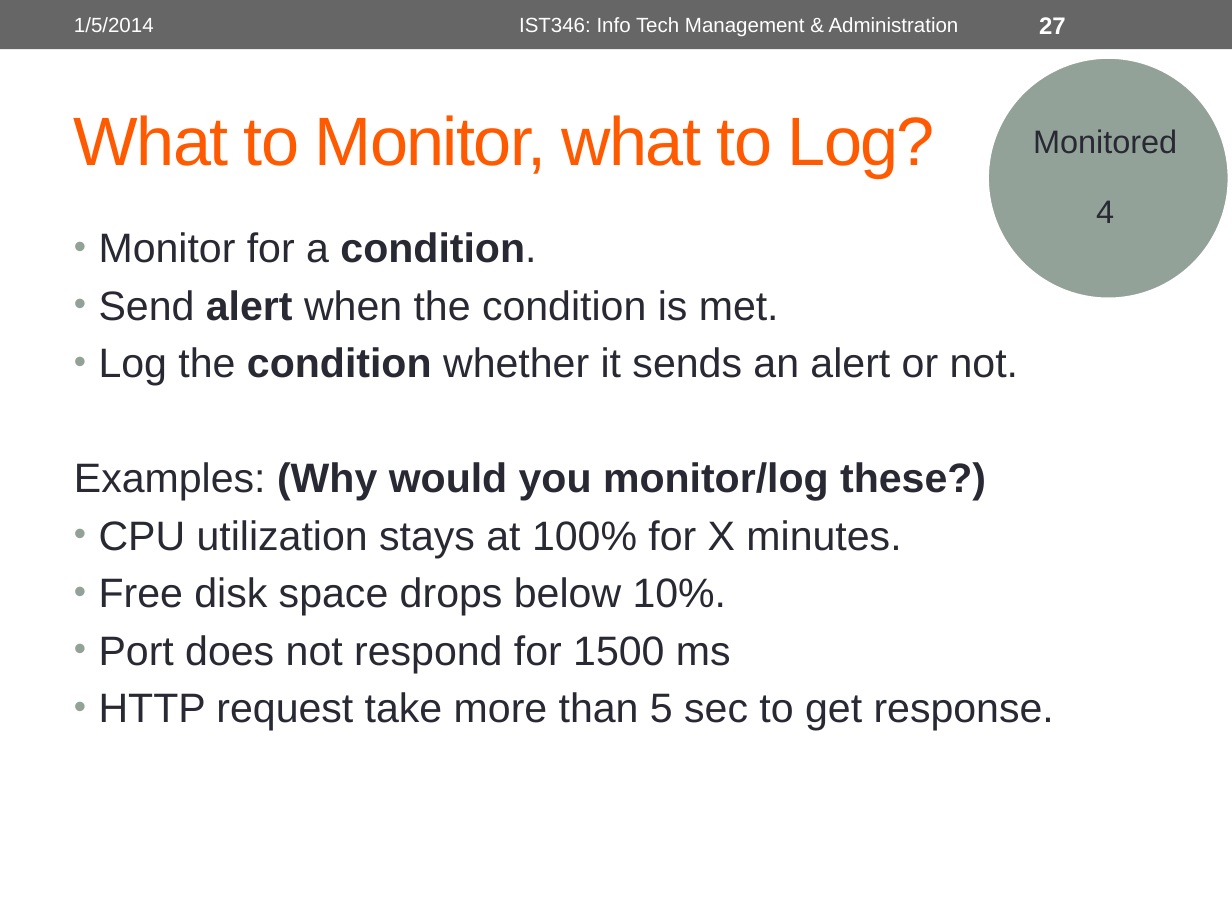
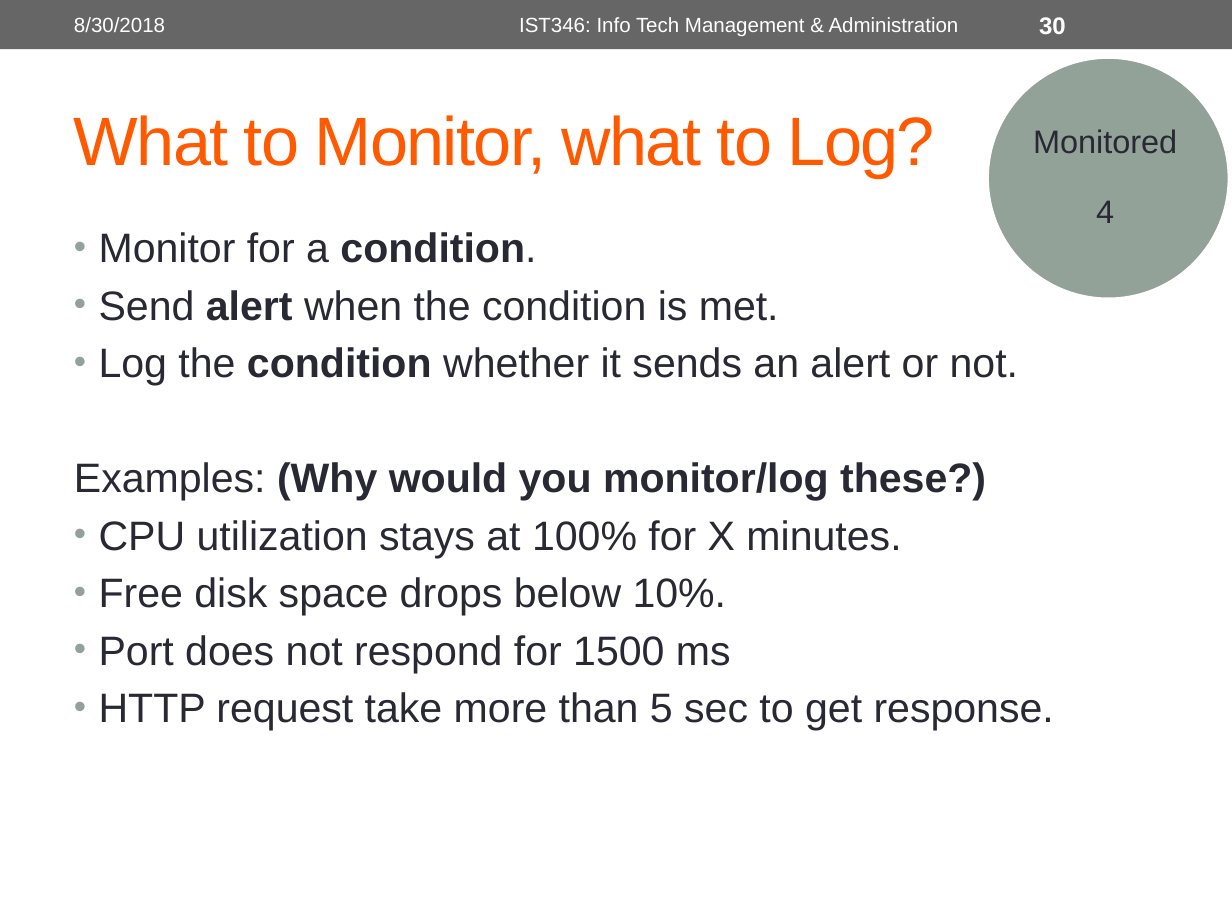
Before and after one commit to orstewar/ist346-content, a slide deck: slide 30 of content/11-lecture-services-scalability-SOA.pptx (slide 27 before the commit). Drawn at 1232x924 pixels with LibreOffice and Linux fonts; fonts in the diff are those of the drawing. Boxes give left, top, right and bottom in pixels: in the first picture for what was removed or moved away, otherwise in the second. Text is boxed around its words. In the diff, an @@ line names an element or a change of style, - is before the commit and + after.

```diff
--- a/content/11-lecture-services-scalability-SOA.pptx
+++ b/content/11-lecture-services-scalability-SOA.pptx
@@ text at [74, 17, 165, 32]: text changed @@
-1/5/2014
+8/30/2018
@@ page number at [1039, 17, 1066, 34]: text changed @@
-27
+30
```
Also in this commit, not shown: 34 other slides changed, 3 slides added, 8 other files.
